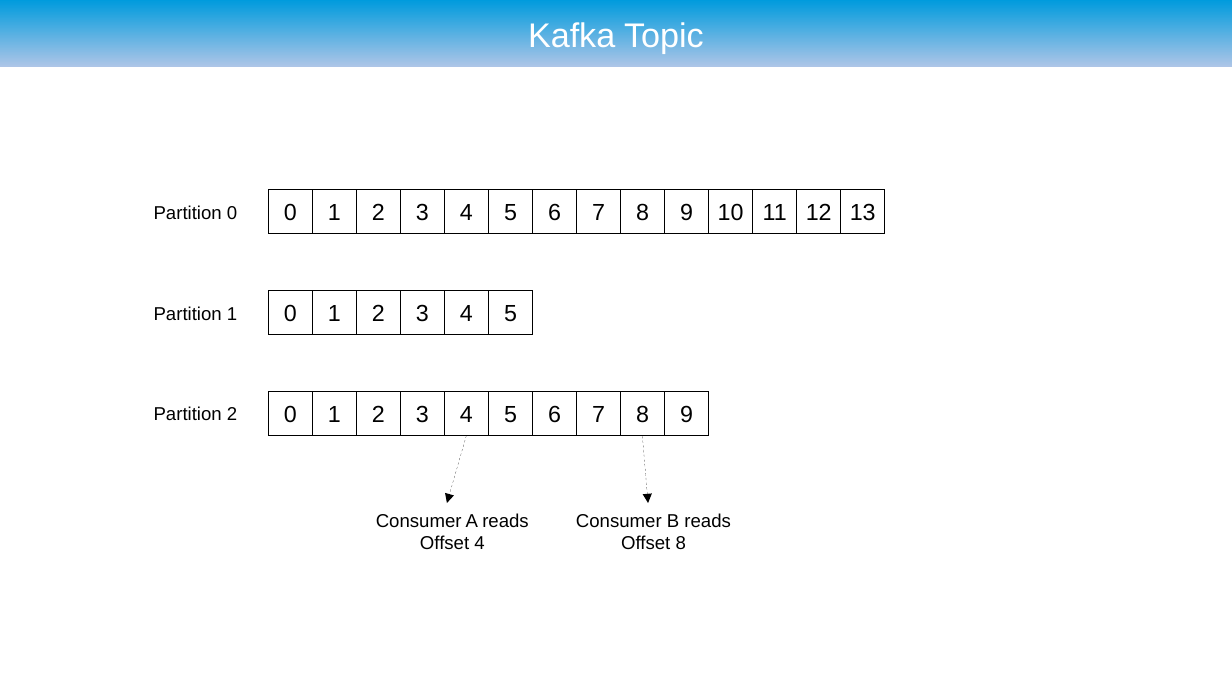
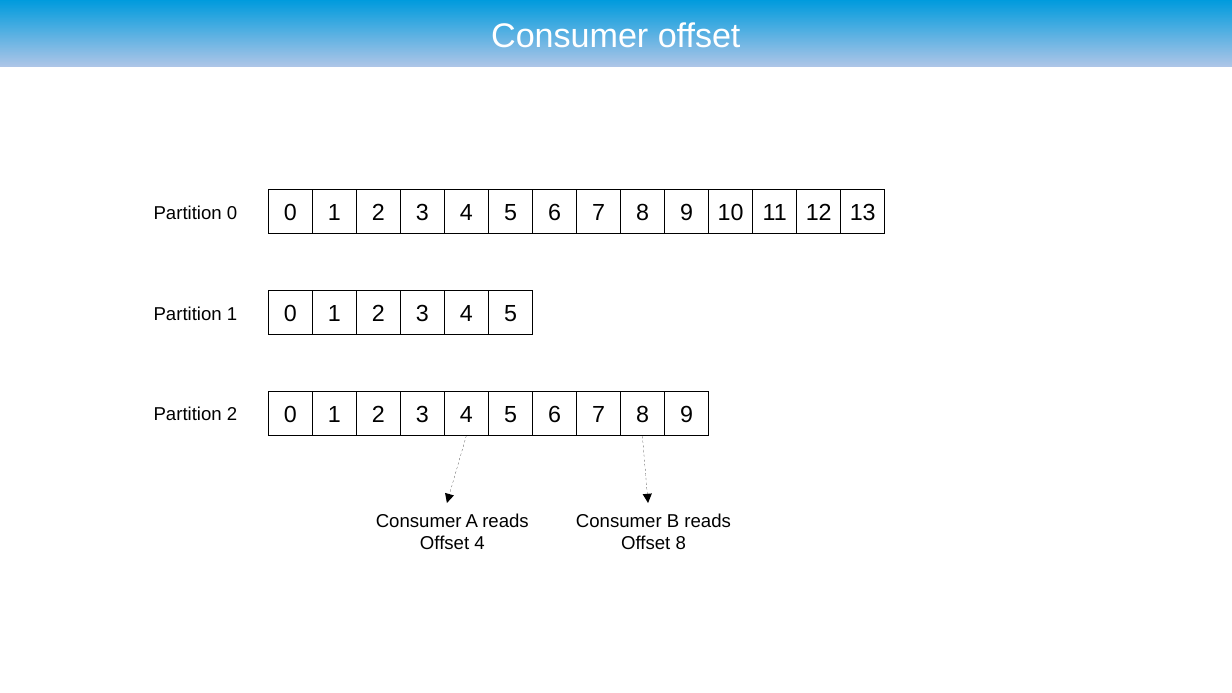
Before and after one commit to ryzlab/kafka-kompetensdag, a slide deck: slide 19 of doc/presentation.odp (slide 9 before the commit). Drawn at 1232x693 pixels with LibreOffice and Linux fonts; fonts in the diff are those of the drawing; background and template pictures are left out. Boxes give left, top, right and bottom in pixels: in the first picture for what was removed or moved away, otherwise in the second. Text is boxed around its words. In the diff, an @@ line names an element or a change of style, - is before the commit and + after.

```diff
--- a/doc/presentation.odp
+++ b/doc/presentation.odp
@@ title at <box>491,19,741,48</box>: text changed @@
-Kafka Topic
+Consumer offset
```
Also in this commit, not shown: 13 other slides changed, 12 slides added, 1 slide removed.
